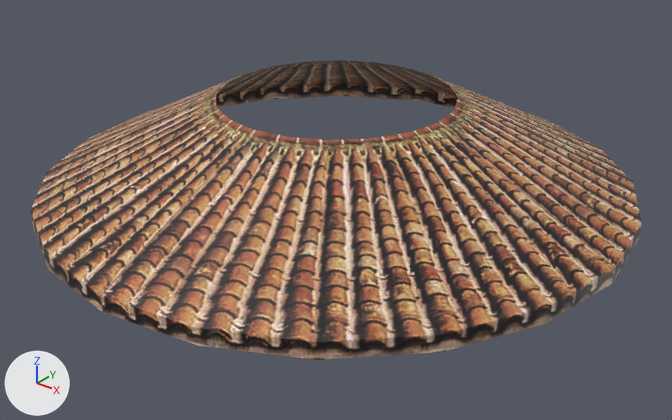
The COLLADA model client/art/meshes/structural/hele_civic_round.dae: old version first, new version second.
Both versions are drawn from a camera (50 mm lens) standing at (0.24, -0.393, 0.382) and looking at (0.024, -0.123, 0.215). The axes (+X, +Y, +Z) are drawn at lower left. The lights are the same throughout. Where no turn or scale is listed for an object, it has been applied to the vertices.

The scene before the commit, as lines of its bpy script (objects in view):
```python
me_roundroofmesh = bpy.data.meshes.new('roundRoofMesh')
me_roundroofmesh.from_pydata(...)  # 60 vertices, 80 faces; spans x -0.123..0.123, y -0.123..0.123, z -0.021..0.021
me_roundroofmesh.materials.append(mat_15___default)  # picture img_hele_roof_round_dds
ob_roundroof_pivot = bpy.data.objects.new('roundRoof-Pivot', me_roundroofmesh)
ob_roundroof_pivot.location = (0.0165, -0.1139, 0.2392)
```
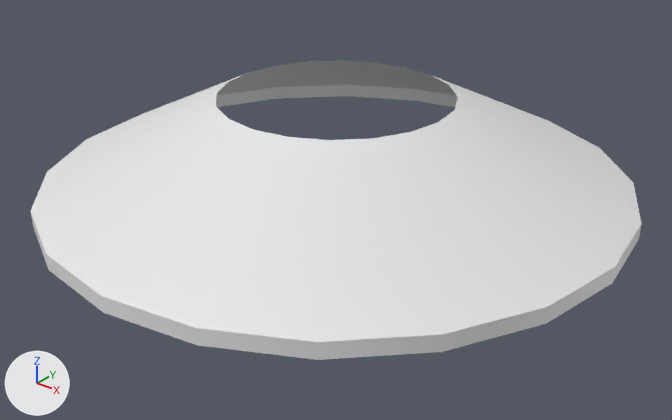
Changed parts and their boxes [x1, y1, x2, y2] in the pictures (672 x 420 px):
```json
{"object": "roundRoof-Pivot", "change": "recoloured", "before": [31, 60, 642, 360], "after": [31, 60, 642, 360], "on screen": "brown to white"}
```

Edits to the scene script, one JSON object a line:
```json
{"block": "me_roundroofmesh", "where": "me_roundroofmesh.from_pydata(...)  # 60 vertices, 80 faces; spans x -0.123..0.123, y -0.123..0.123, z -0.021..0.021"}
{"op": "remove", "block": "me_roundroofmesh", "code": "me_roundroofmesh.materials.append(mat_15___default)  # picture img_hele_roof_round_dds"}
```
